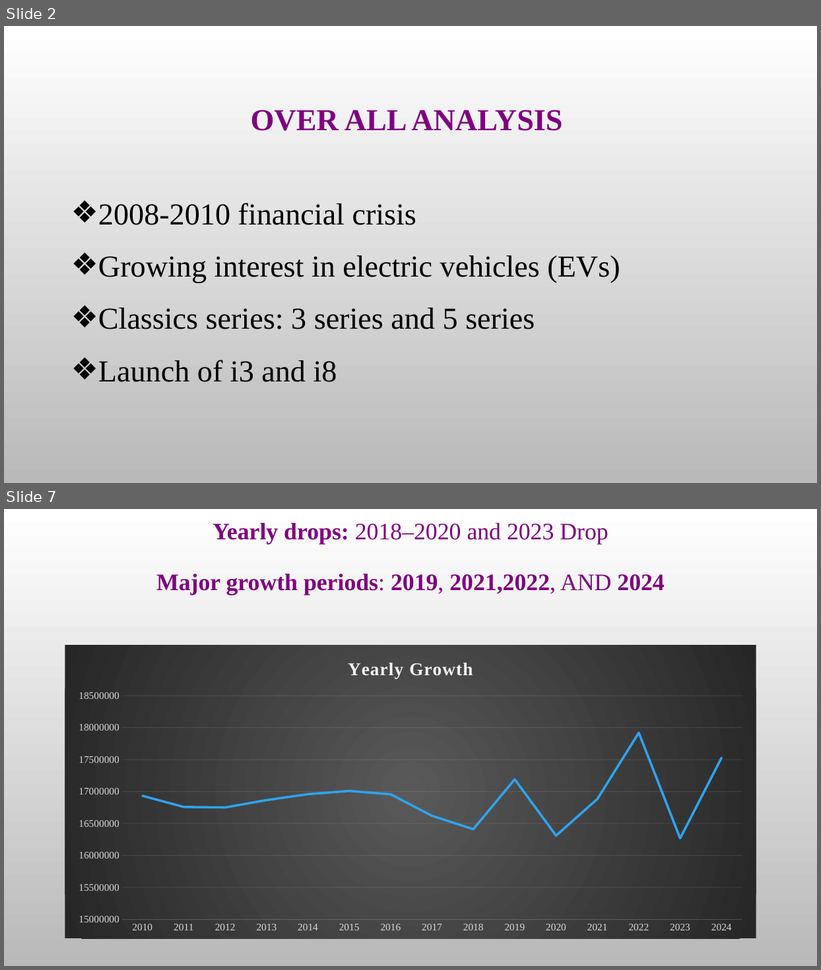
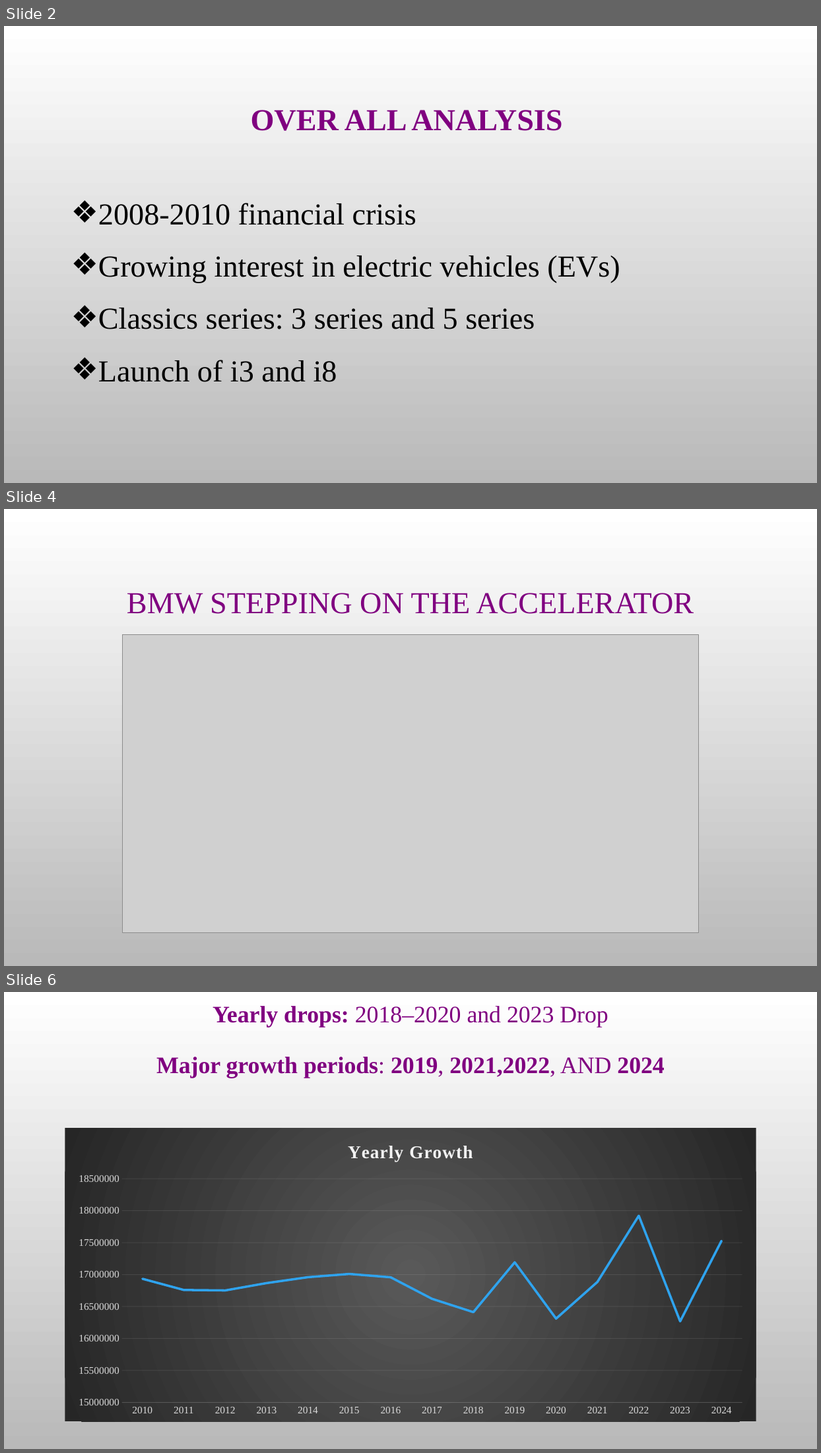
Before and after one commit to agarwabhavya30/Sales-Data-Analysis, a slide deck: Mrs Sivadurga story BMW.pptx. Shown one above the other, each under a label of ours: slides 2 and 7 before the commit, slides 2, 4 and 6 after it; the slides between them are not shown. The pictures are 821x970 and 821x1453 pixels, drawn with LibreOffice and Linux fonts; fonts in the diff are those of the drawing; grey boxes stand for pictures; background and template pictures are left out. Boxes give left, top, right and bottom in pixels: in the first picture for what was removed or moved away, otherwise in the second. Text is boxed around its words. In the diff, an @@ line names an element or a change of style, - is before the commit and + after.

```diff
--- a/Mrs Sivadurga story BMW.pptx
+++ b/Mrs Sivadurga story BMW.pptx
@@ slide 4 added at (4, 509, 817, 966), background picture (left out) @@
@@ title added at (127, 593, 694, 614), 36 pt, text #800080 @@
+BMW STEPPING ON THE ACCELERATOR
@@ picture added at (123, 634, 699, 933) @@
@@ what was slide 7 is now slide 6 @@
```
Also in this commit, not shown: 4 slides changed, 10 other slides added, 1 slide removed.
